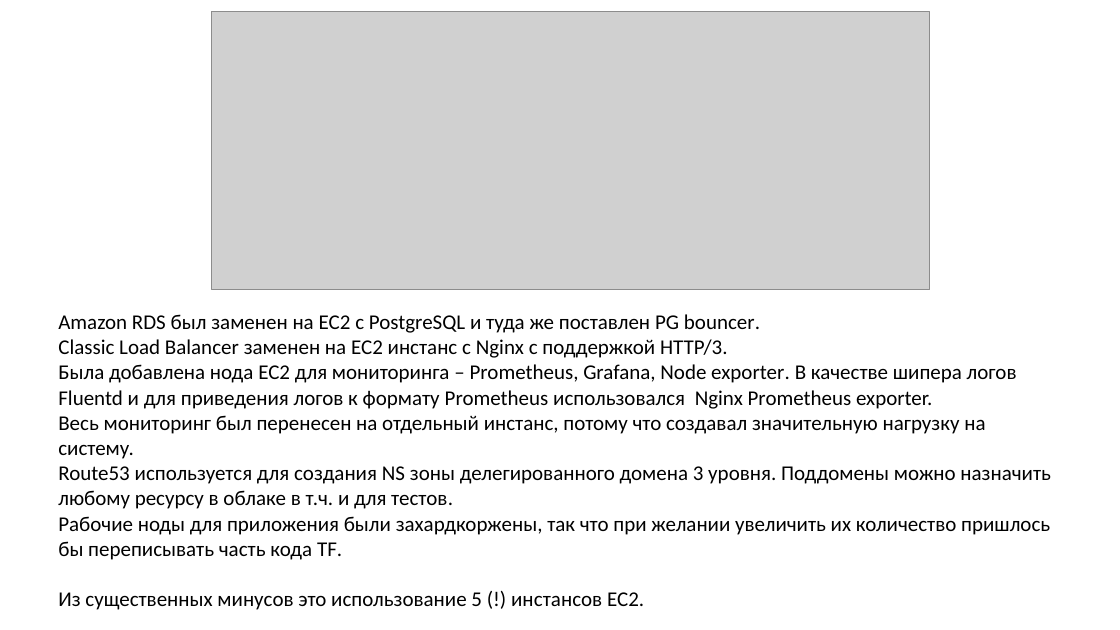
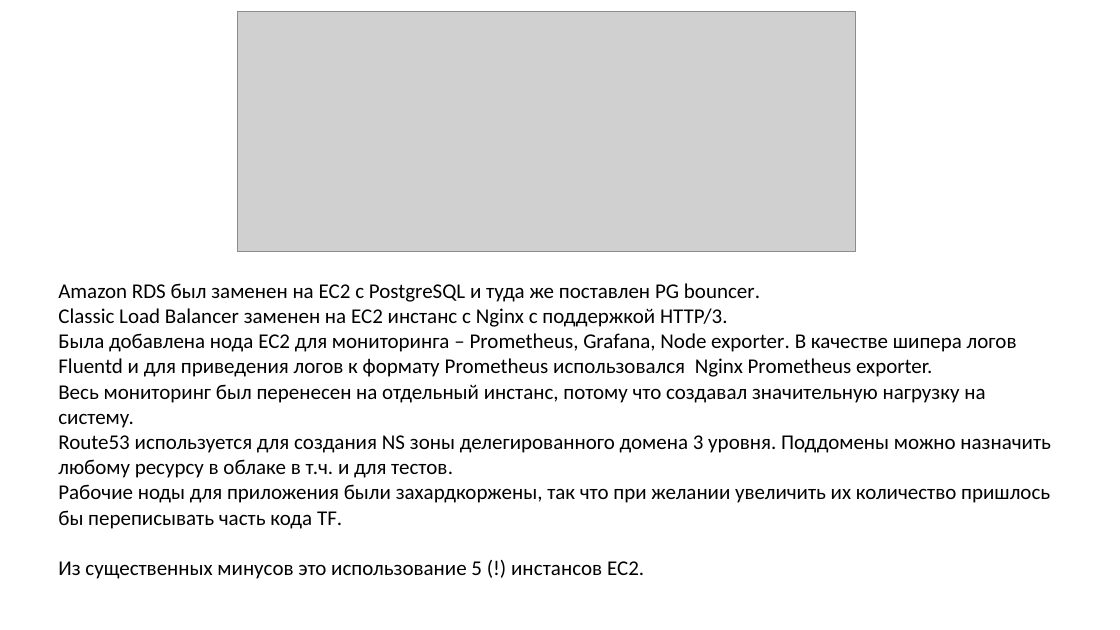
Before and after one commit to runalsh/yandex-young-devops-training, a slide deck: slide 12 of presentation.pptx. Drawn at 1120x630 pixels with LibreOffice and Linux fonts; fonts in the diff are those of the drawing; grey boxes stand for pictures. Boxes give left, top, right and bottom in pixels: in the first picture for what was removed or moved away, otherwise in the second. Text is boxed around its words. In the diff, an @@ line names an element or a change of style, - is before the commit and + after.

```diff
--- a/presentation.pptx
+++ b/presentation.pptx
@@ picture: place and size @@
-picture at [212, 11, 929, 290]
+picture at [237, 12, 855, 252]
@@ text "Amazon RDS был заменен на ...": place and size @@
-text "Amazon RDS был заменен на ..." at [58, 314, 1051, 610]
+text "Amazon RDS был заменен на ..." at [58, 283, 1051, 579]
```
Also in this commit, not shown: 4 other slides changed, 1 slide removed, 3 other files.
